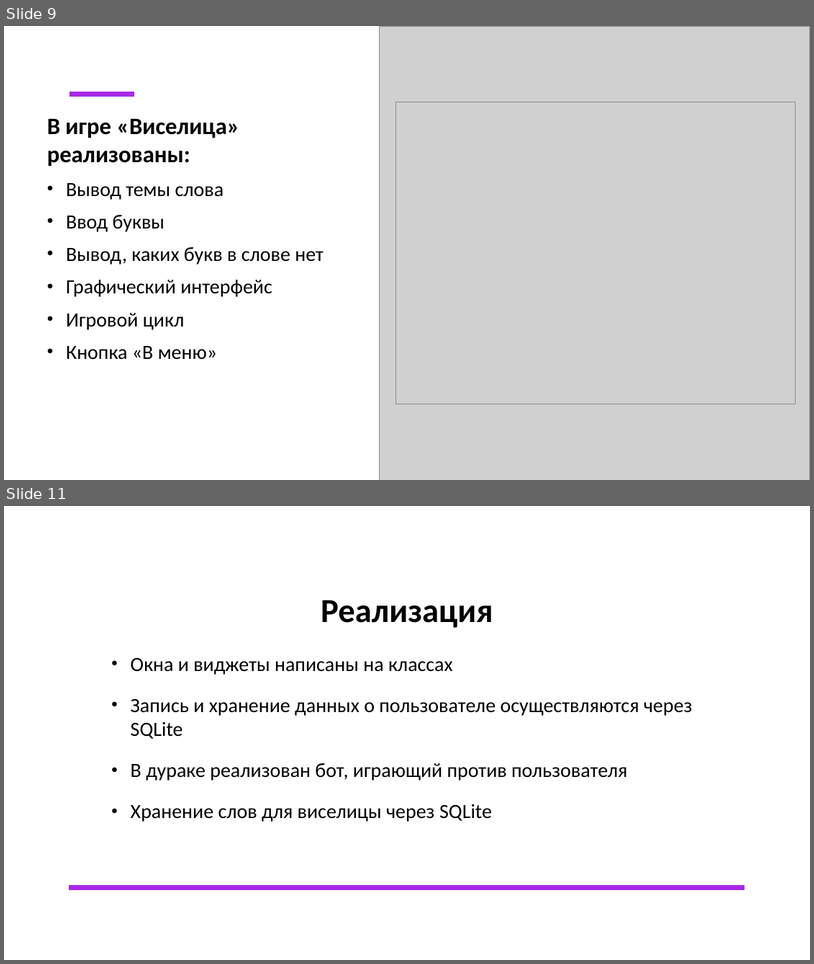
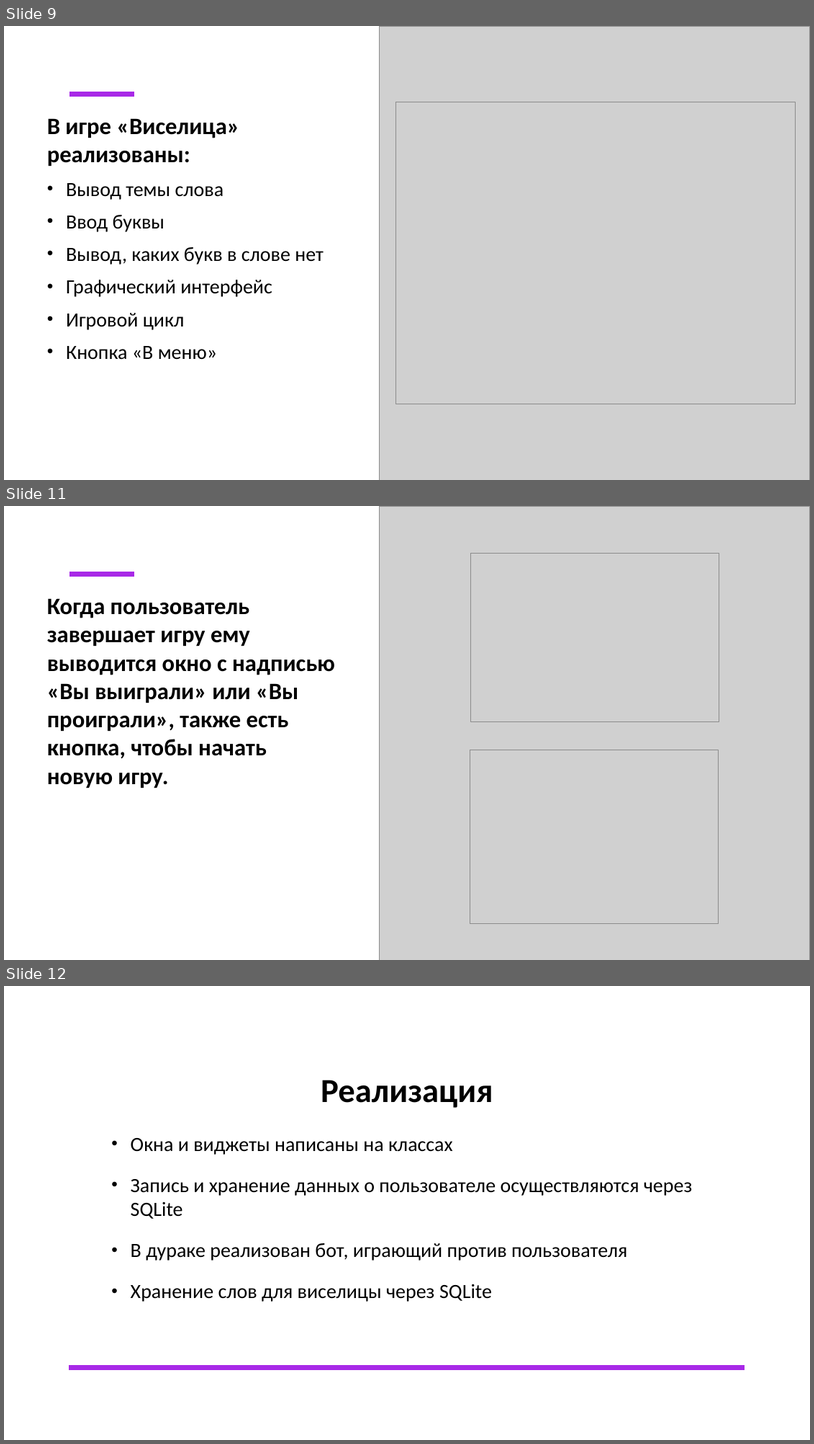
Before and after one commit to Student89161721/project_pygame, a slide deck: Сборник Игр.pptx. Shown one above the other, each under a label of ours: slides 9 and 11 before the commit, slides 9, 11 and 12 after it; the slides between them are not shown. The pictures are 814x964 and 814x1444 pixels, drawn with LibreOffice and Linux fonts; fonts in the diff are those of the drawing; grey boxes stand for pictures; background and template pictures are left out. Boxes give left, top, right and bottom in pixels: in the first picture for what was removed or moved away, otherwise in the second. Text is boxed around its words. In the diff, an @@ line names an element or a change of style, - is before the commit and + after.

```diff
--- a/Сборник Игр.pptx
+++ b/Сборник Игр.pptx
@@ slide 11 added at <box>4,506,810,960</box>, background #FFFFFF; not listed: 1 template element that a slide beside it also shows @@
@@ picture added at <box>380,506,810,960</box> @@
@@ picture added at <box>471,554,720,722</box> @@
@@ text added at <box>47,598,335,788</box>, 28 pt, text #000000, bold @@
+Когда пользователь завершает игру ему выводится окно с надписью «Вы выиграли» или «Вы проиграли», также есть кнопка, чтобы начать новую игру.
@@ picture added at <box>471,750,719,923</box> @@
@@ what was slide 11 is now slide 12 @@
```
Also in this commit, not shown: 2 slides changed, 2 other files.
